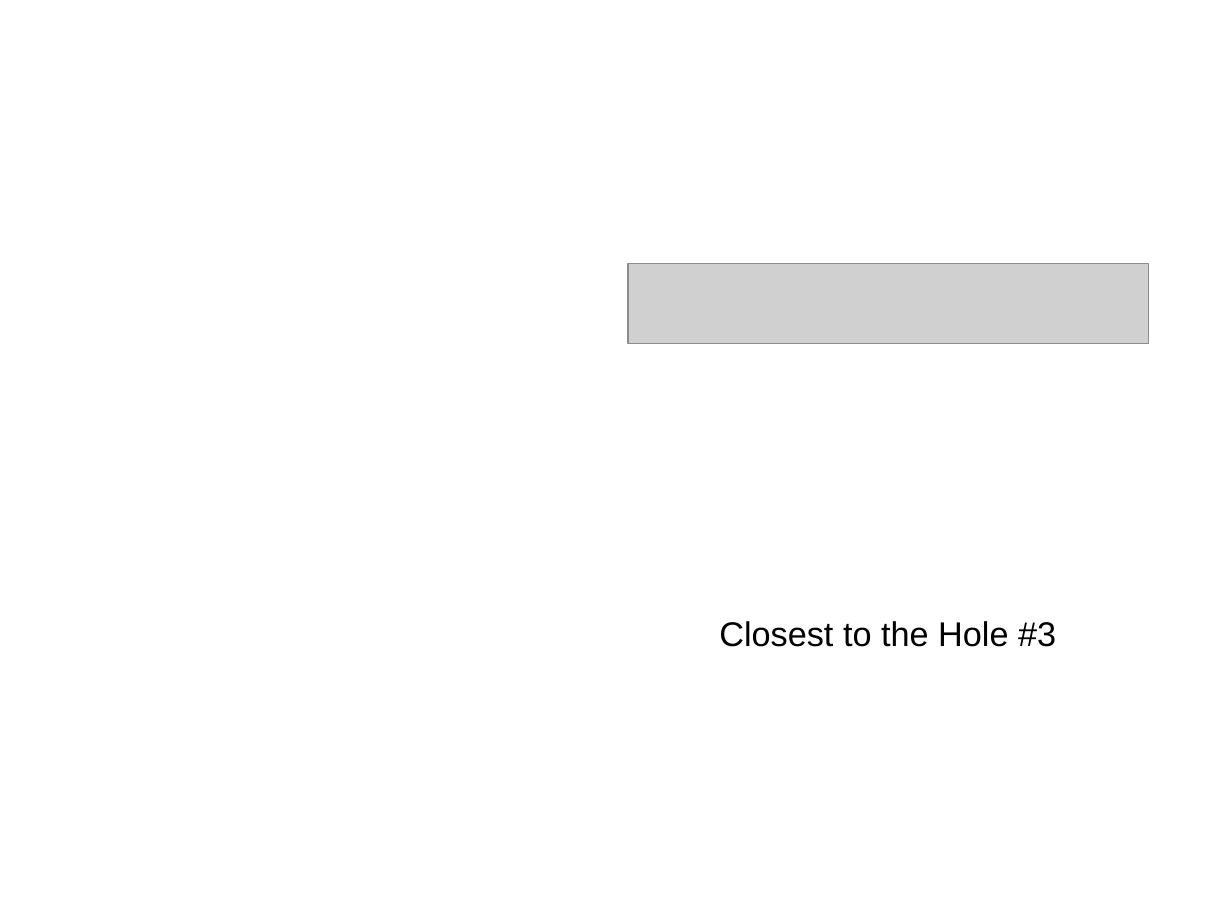
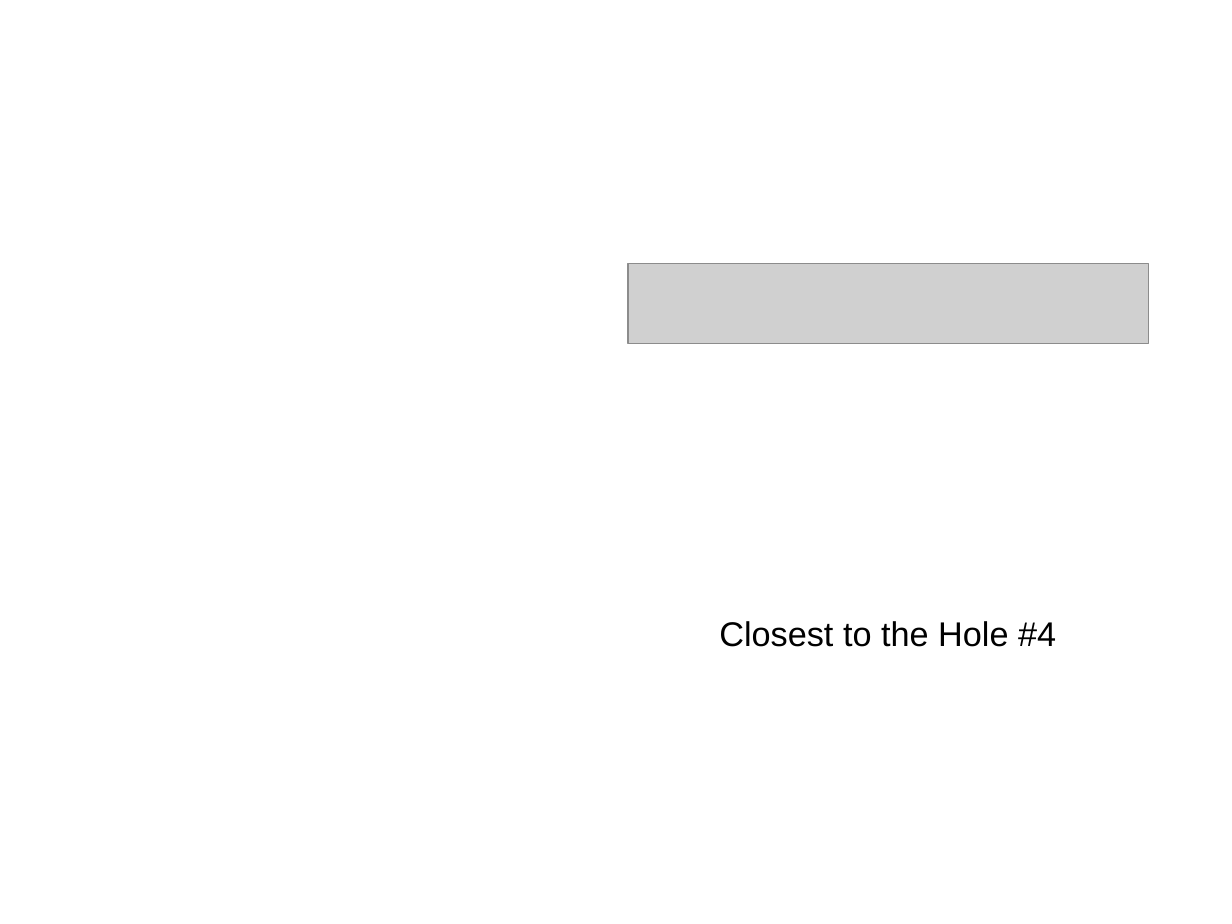
Before and after one commit to rkad40/golf2, a slide deck: slide 3 of etc/Envelopes.pptx. Drawn at 1232x924 pixels with LibreOffice and Linux fonts; fonts in the diff are those of the drawing; grey boxes stand for pictures. Boxes give left, top, right and bottom in pixels: in the first picture for what was removed or moved away, otherwise in the second. Text is boxed around its words. In the diff, an @@ line names an element or a change of style, - is before the commit and + after.

```diff
--- a/etc/Envelopes.pptx
+++ b/etc/Envelopes.pptx
@@ text at bbox=[719, 621, 1056, 647]: text changed @@
-Closest to the Hole #3
+Closest to the Hole #4
```
Also in this commit, not shown: 3 other slides changed, 6 other files.
